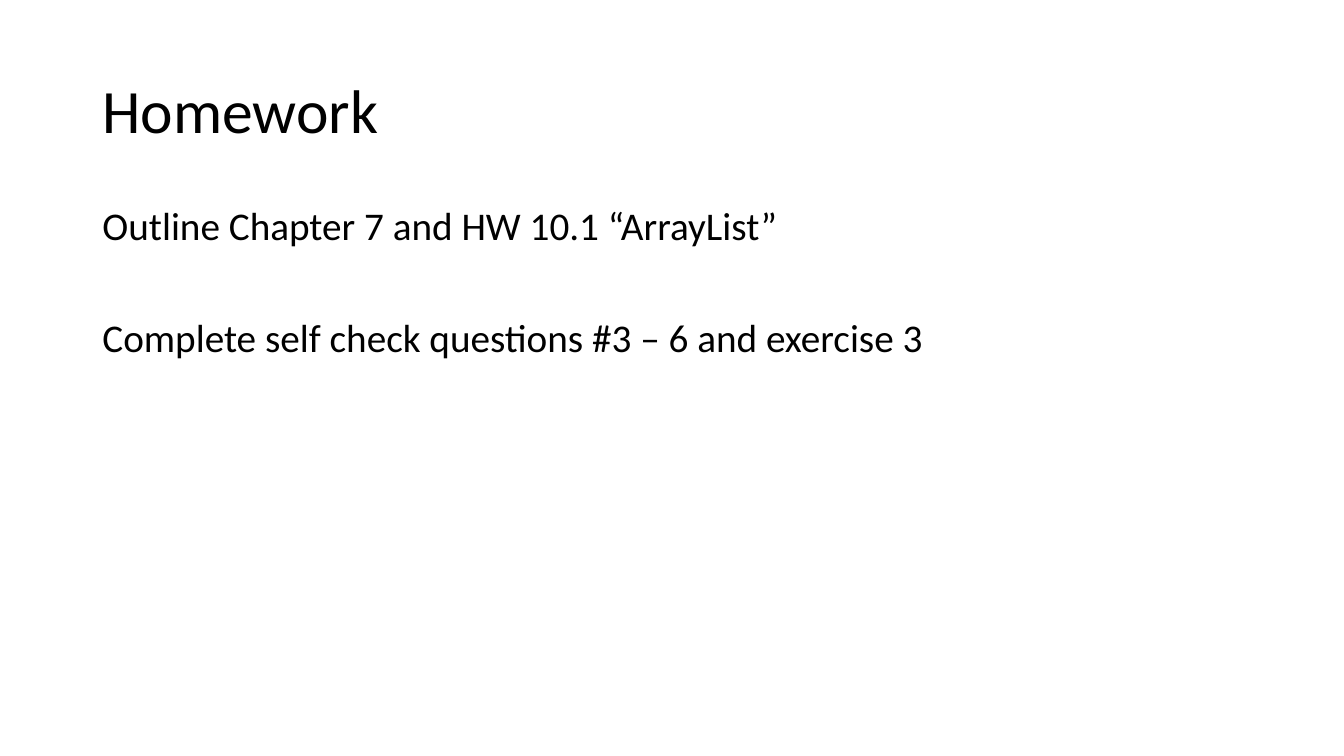
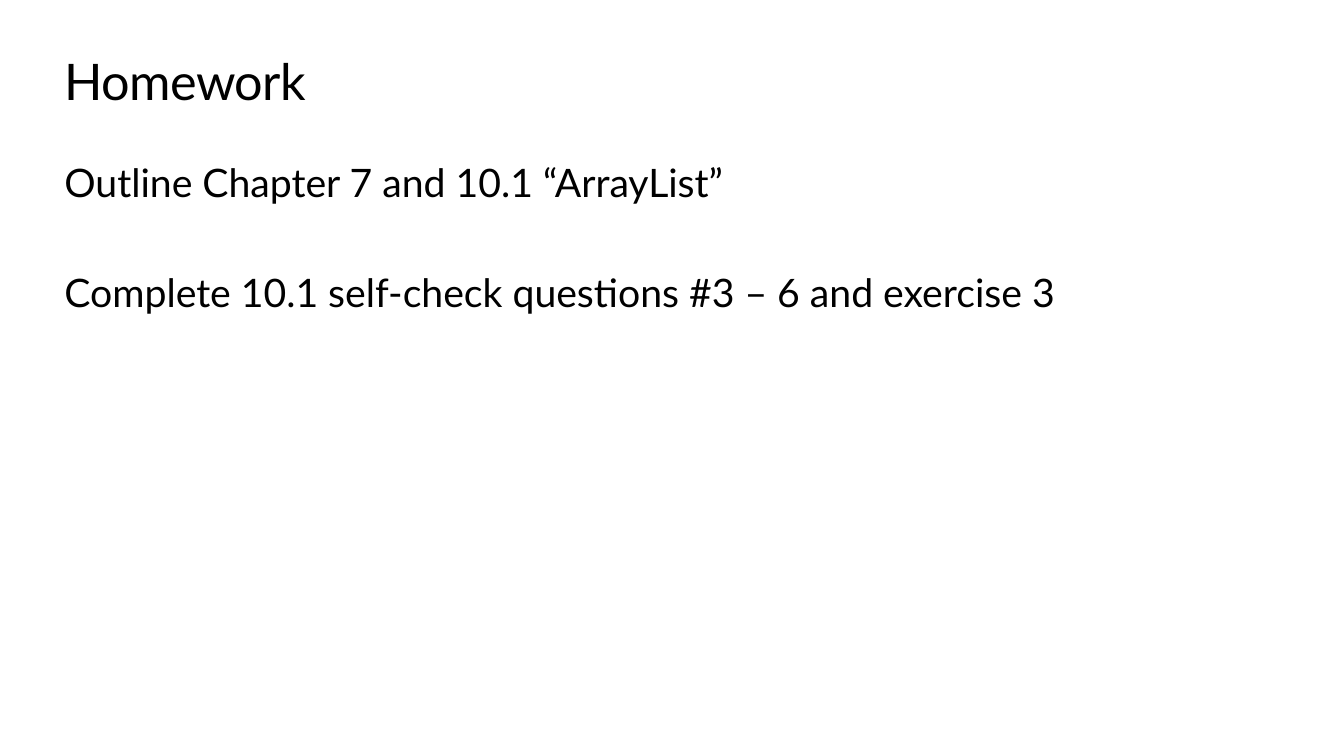
Before and after one commit to TEALSK12/apcsa-public, a slide deck: slide 72 of curriculum/Unit4/Unit4.pptx (slide 68 before the commit). Drawn at 1344x756 pixels with LibreOffice and Linux fonts; fonts in the diff are those of the drawing; background and template pictures are left out. Boxes give left, top, right and bottom in pixels: in the first picture for what was removed or moved away, otherwise in the second. Text is boxed around its words. In the diff, an @@ line names an element or a change of style, - is before the commit and + after.

```diff
--- a/curriculum/Unit4/Unit4.pptx
+++ b/curriculum/Unit4/Unit4.pptx
@@ title "Homework": place and size @@
-title "Homework" at <box>102,90,378,134</box>
+title "Homework" at <box>65,63,306,101</box>
@@ title "Homework" at <box>65,63,306,101</box>: size 44 to 36 pt, font Calibri to Lato, letter spacing 0 to -0.5 pt; line spacing 0.9 to 1; vertical alignment middle to top @@
@@ text at <box>64,167,1055,314</box>: text changed; font Calibri to Lato @@
-Outline Chapter 7 and HW 10.1 “ArrayList”
-Complete self check questions #3 – 6 and exercise 3
+Outline Chapter 7 and 10.1 “ArrayList”
+Complete 10.1 self-check questions #3 – 6 and exercise 3
```
Also in this commit, not shown: 63 other slides changed, 19 slides added, 15 slides removed.
